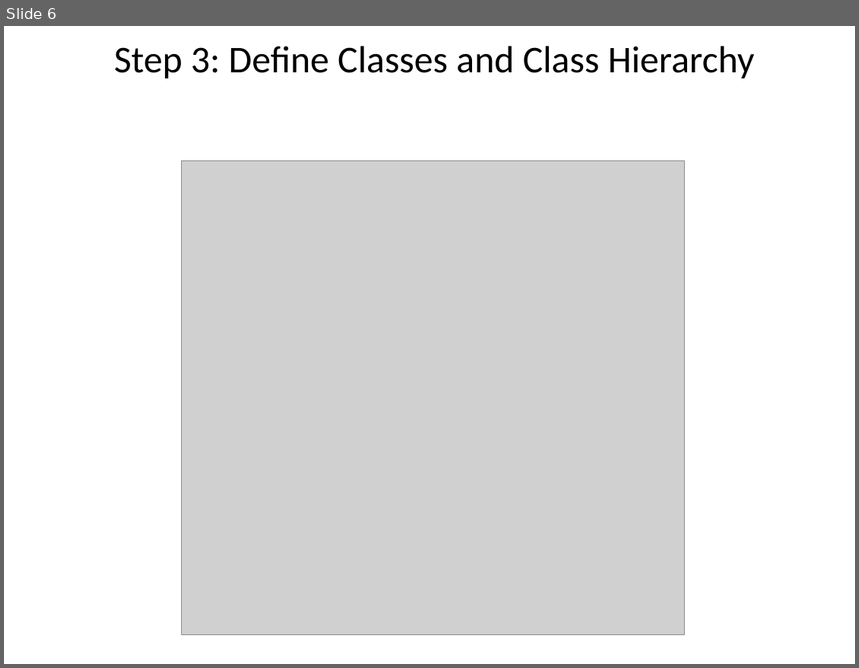
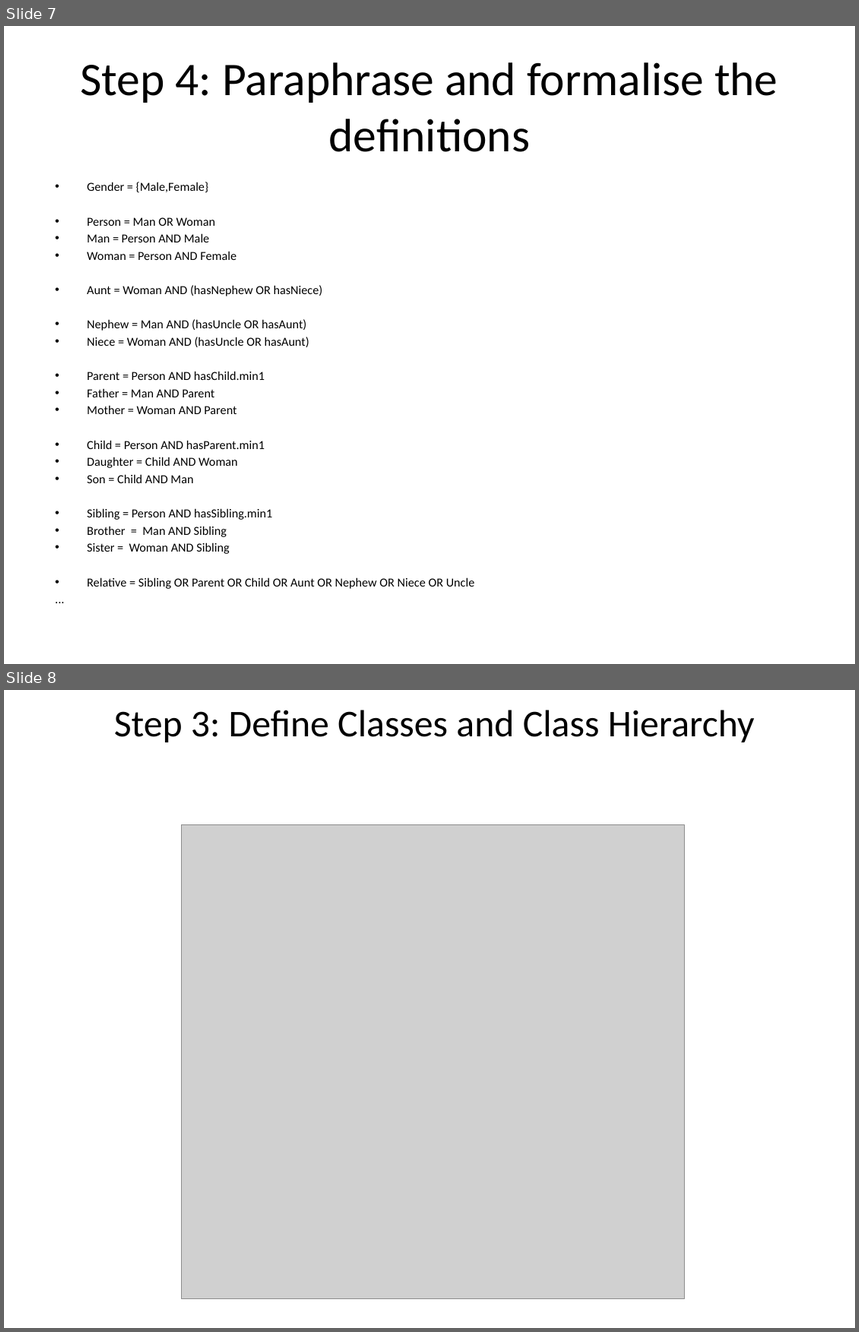
Before and after one commit to selminessrine/faculty-semweb, a slide deck: doc/workshop/WS3-[Lab1] Ontology Building in Action.pptx. Shown one above the other, each under a label of ours: slide 6 before the commit, slides 7 and 8 after it. The pictures are 859x668 and 859x1332 pixels, drawn with LibreOffice and Linux fonts; fonts in the diff are those of the drawing; grey boxes stand for pictures. Boxes give left, top, right and bottom in pixels: in the first picture for what was removed or moved away, otherwise in the second. Text is boxed around its words. In the diff, an @@ line names an element or a change of style, - is before the commit and + after.

```diff
--- a/doc/workshop/WS3-[Lab1] Ontology Building in Action.pptx
+++ b/doc/workshop/WS3-[Lab1] Ontology Building in Action.pptx
@@ slide 7 added at box(4, 26, 855, 664), background #FFFFFF @@
@@ title added at box(81, 62, 778, 152), 39.6 pt, text #000000 @@
+Step 4: Paraphrase and formalise the definitions
@@ text added at box(87, 182, 475, 589), 10.4 pt, text #000000 @@
+• Gender = {Male,Female}
+• Person = Man OR Woman
+• Man = Person AND Male
+• Woman = Person AND Female
+• Aunt = Woman AND (hasNephew OR hasNiece)
+• Nephew = Man AND (hasUncle OR hasAunt)
+• Niece = Woman AND (hasUncle OR hasAunt)
+• Parent = Person AND hasChild.min1
+• Father = Man AND Parent
+• Mother = Woman AND Parent
+• Child = Person AND hasParent.min1
+• Daughter = Child AND Woman
+• Son = Child AND Man
+• Sibling = Person AND hasSibling.min1
+• Brother = Man AND Sibling
+• Sister = Woman AND Sibling
+• Relative = Sibling OR Parent OR Child OR Aunt OR Nephew OR Niece OR Uncle
+...
@@ what was slide 6 is now slide 8 @@
```
Also in this commit, not shown: 2 slides changed, 2 other slides added, 1 slide removed, 2 other files.
